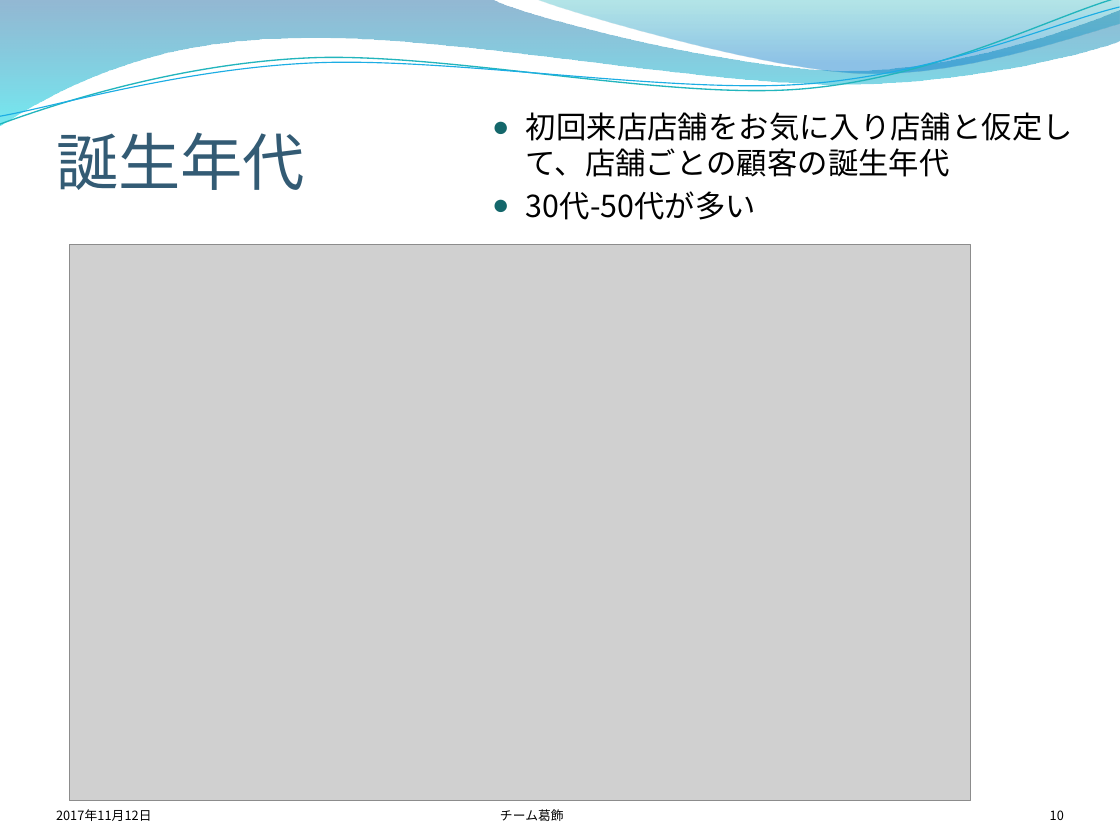
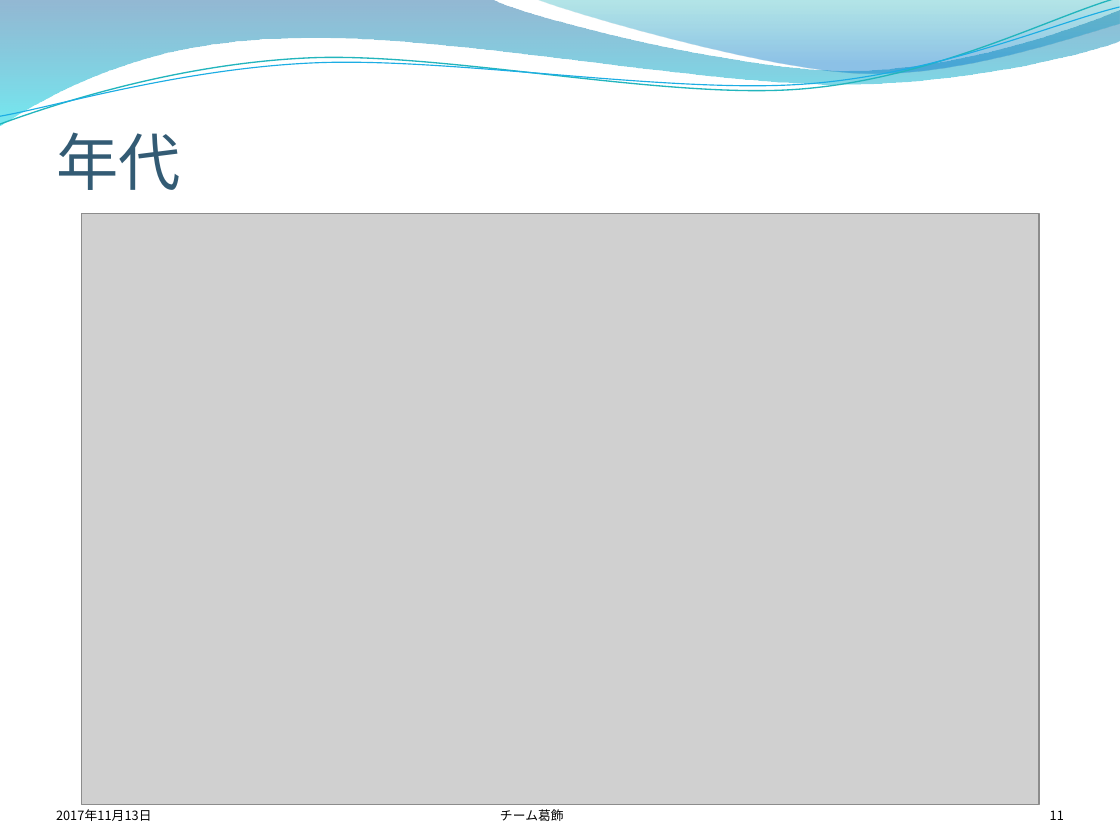
Before and after one commit to takuto0831/DataComp2017, a slide deck: slide 11 of report/中間報告改2.pptx (slide 10 before the commit). Drawn at 1120x840 pixels with LibreOffice and Linux fonts; fonts in the diff are those of the drawing; grey boxes stand for pictures; background and template pictures are left out. Boxes give left, top, right and bottom in pixels: in the first picture for what was removed or moved away, otherwise in the second. Text is boxed around its words. In the diff, an @@ line names an element or a change of style, - is before the commit and + after.

```diff
--- a/report/中間報告改2.pptx
+++ b/report/中間報告改2.pptx
@@ text removed at [526,112,1073,220] @@
-● 初回来店店舗をお気に入り店舗と仮定して、店舗ごとの顧客の誕生年代
-● 30代-50代が多い
@@ title at [56,132,180,190]: text changed @@
-誕生年代
+年代
@@ picture: place and size @@
-picture at [69,244,971,801]
+picture at [81,214,1038,805]
@@ text at [56,809,152,821]: text changed @@
-2017年11月12日
+2017年11月13日
@@ page number at [1050,810,1064,820]: text changed @@
-10
+11
```
Also in this commit, not shown: 12 other slides changed, 1 slide added, 1 other file.
